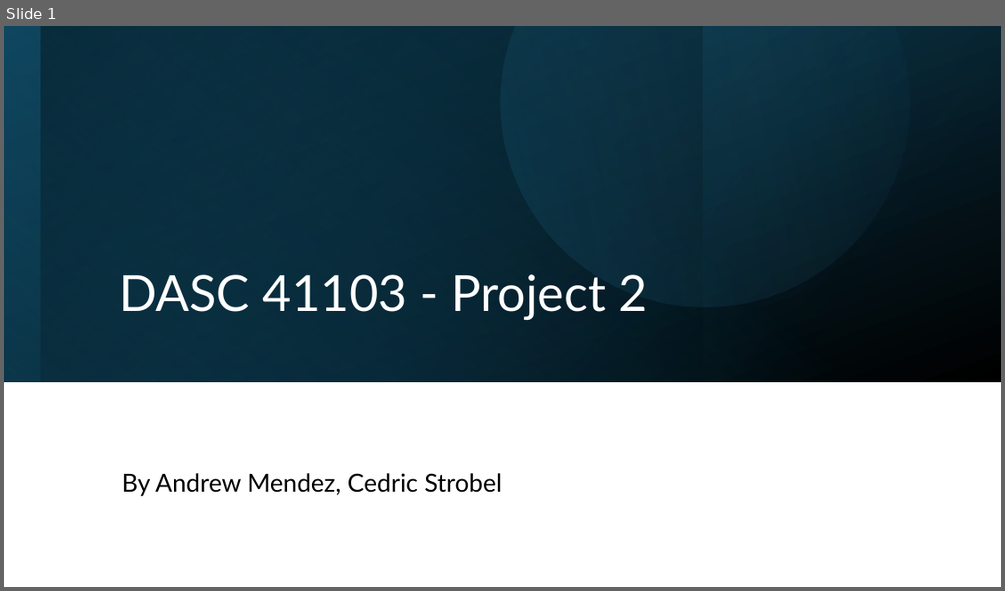
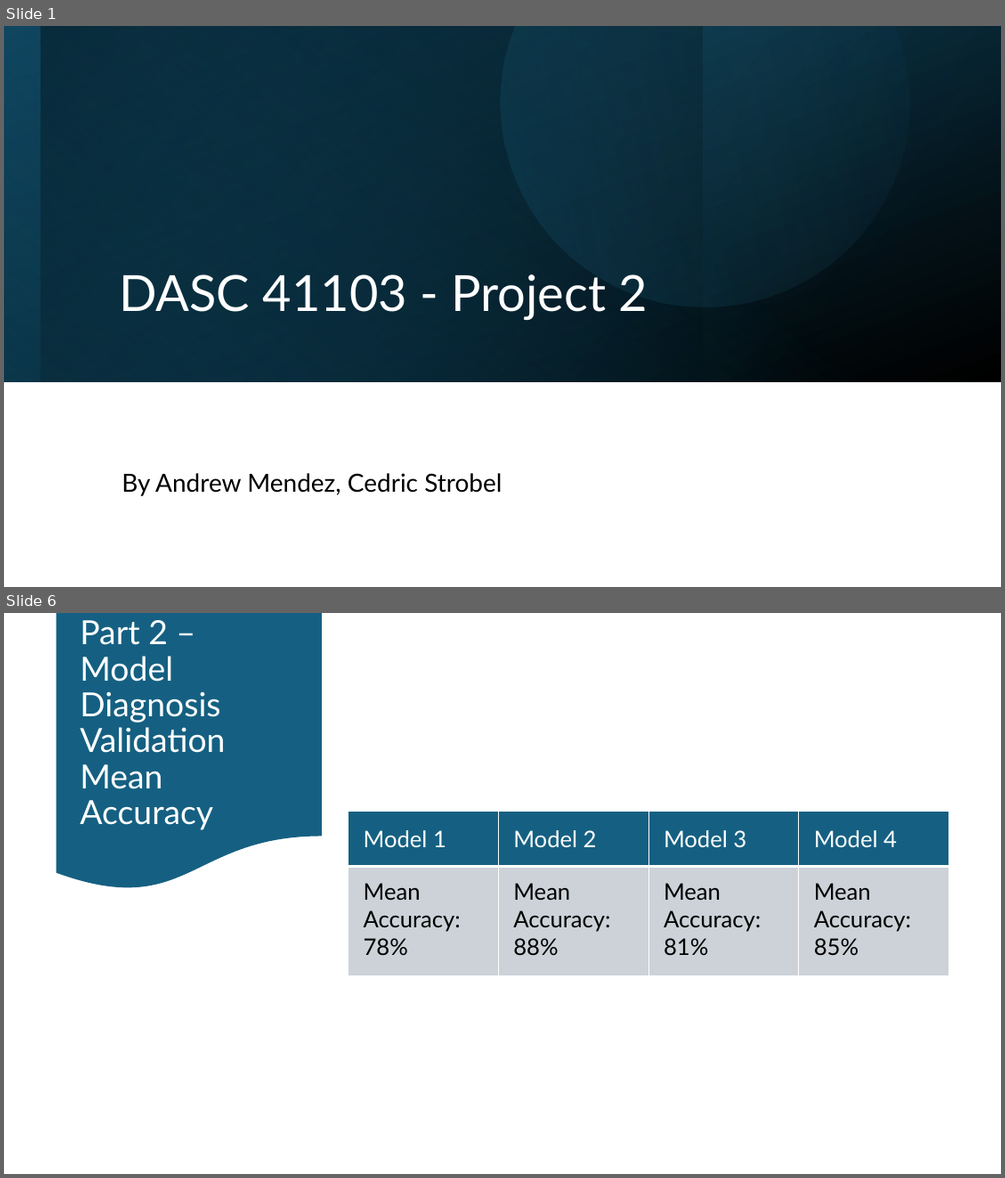
Before and after one commit to cedricstrobel/DASC_Project3, a slide deck: Project_3_Powerpoint.pptx. Shown one above the other, each under a label of ours: slide 1 before the commit, slides 1 and 6 after it; the slides between them are not shown. The pictures are 1005x591 and 1005x1178 pixels, drawn with LibreOffice and Linux fonts; fonts in the diff are those of the drawing. Boxes give left, top, right and bottom in pixels: in the first picture for what was removed or moved away, otherwise in the second. Text is boxed around its words. In the diff, an @@ line names an element or a change of style, - is before the commit and + after.

```diff
--- a/Project_3_Powerpoint.pptx
+++ b/Project_3_Powerpoint.pptx
@@ slide 6 added at bbox=[4, 613, 1001, 1174], background #FFFFFF @@
@@ flow chart document added at bbox=[57, 613, 322, 892], fill #156082 @@
@@ title added at bbox=[80, 620, 225, 830], 32 pt, text #FFFFFF @@
+Part 2 – Model Diagnosis Validation Mean Accuracy
@@ table added at bbox=[348, 811, 949, 976], 2 rows, 4 columns @@
+Model 1 | Model 2 | Model 3 | Model 4
+Mean Accuracy: 78% | Mean Accuracy: 88% | Mean Accuracy: 81% | Mean Accuracy: 85%
```
Also in this commit, not shown: 1 slide changed, 17 other slides added, 7 slides removed, 26 other files.
